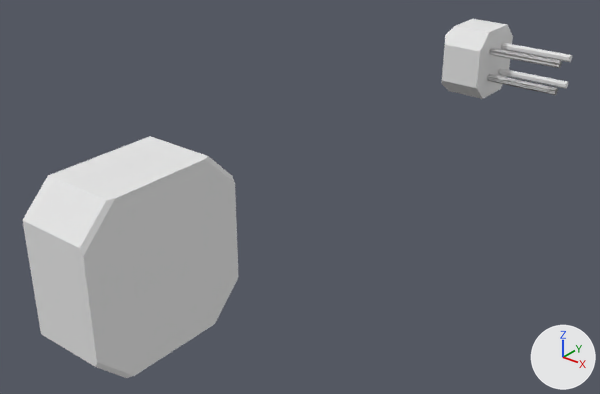
The OBJ model Graphics/CSE125Console/CSE125Console/Assets/CrappyTurret/turretjoined.obj as it was, and as the next commit left it.
Camera for both pictures: a 50 mm lens placed at (3.01, -6.28, 2.16), pointed at (-0.13, -2.36, -0.28). The lights are fixed; the arrows at lower right show +X, +Y and +Z. Where no turn or scale is listed for an object, it has been applied to the vertices.

In view in the first picture: 'Cube.001_Cube.002', 'Cylinder.002', 'LowRes_Cube'.
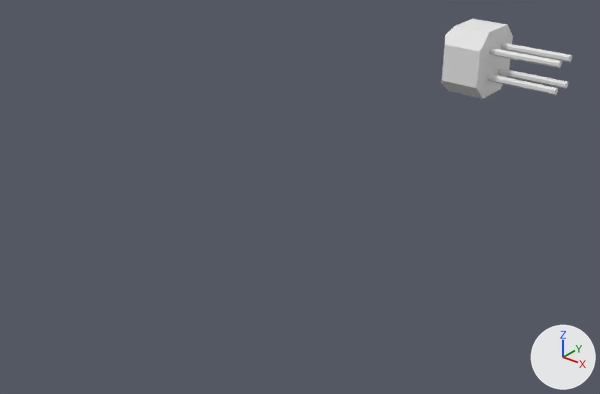
The newer file is also turned or shifted as a whole; pictures and numbers use the older file's frame.

Pixel boxes [x1, y1, x2, y2] of what changed, in the pictures (600 x 394 px; the box of a moved part takes in the faces that stretch with it):
'Cube.001_Cube.002', deleted: before [22, 136, 239, 378]
'Cylinder.002', deleted: before [488, 76, 558, 94]
part 1 of me_lowres_cube, moved or reshaped: [442, 32, 569, 98] in both

What the commit changed:
me_lowres_cube has 80 vertices, 140 faces and spans x -0.366..0.62, y -0.202..0.398, z -0.175..0.398.
me_lowres_cube is used by ob_lowres_cube; location (0.0, 0.0, 0.0).
Part 1, on me_lowres_cube:
59 faces are deleted.
59 new faces join them.
Object 'Cube.001_Cube.002' (ob_cube_001_cube_002) is deleted.
Object 'Cylinder.002' (ob_cylinder_002) is deleted.
